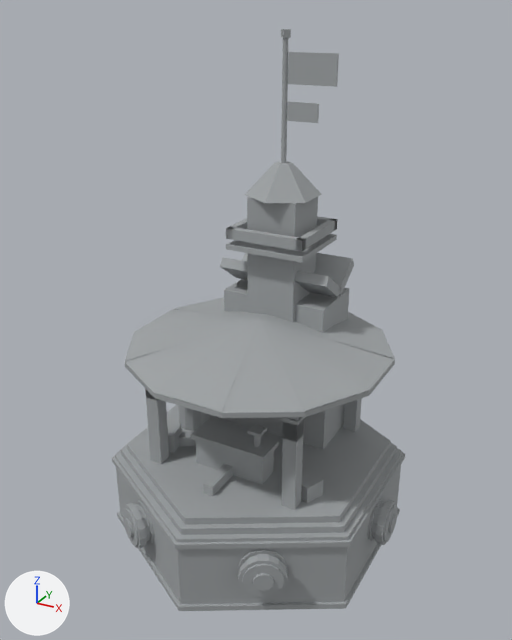
A saved change to the glTF model buildings/trading_post/trading_post_s3_100.glb.
Rendered twice from a 50 mm camera at (1.79, -3.29, 3.05) aimed at (-0.01, -0.03, 1.42). Every picture has the same lights, and +X, +Y and +Z are marked at lower left. The picture after the commit comes second. Vertices at exactly the same position are counted once.

Objects in the first picture: 'TradingPost_s3'.
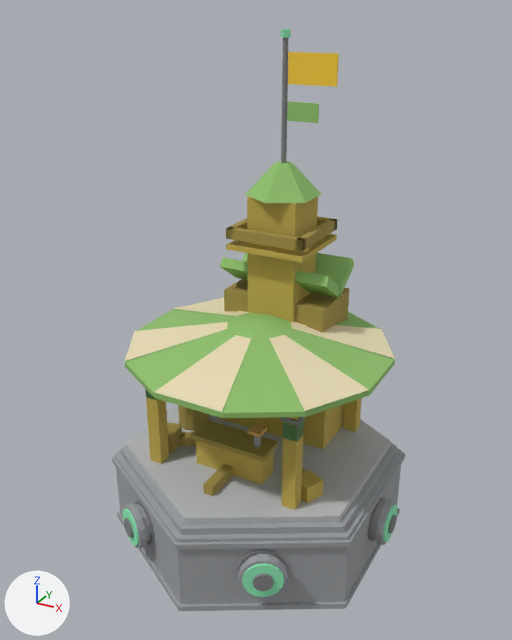
What the commit changed:
me_tp_base has 1978 vertices, 3392 faces and spans x -0.89..0.89, y -0.92..0.92, z 0.0..2.95.
me_tp_base is used by ob_tradingpost_s3; location (0.0, 0.0, 0.0).
me_tp_base part 1: 2916 faces centred in x -0.89..0.89, y -0.81..0.81, z 0.0..2.91 are repainted in the vertex colours; the middle colour goes from grey #a0a4a6 to grey #828385.
me_tp_base part 2: 476 faces centred in x -0.88..0.88, y -0.81..0.81, z 0.19..2.95 are repainted in the vertex colours; the middle colour goes from grey #a0a4a6 to green #91eeba.

Changed parts and their boxes [x1, y1, x2, y2] in the pictures (512 x 640 px):
part 1 of me_tp_base, recoloured: [120, 38, 400, 600] in both
part 2 of me_tp_base, recoloured: [123, 29, 397, 597] in both
